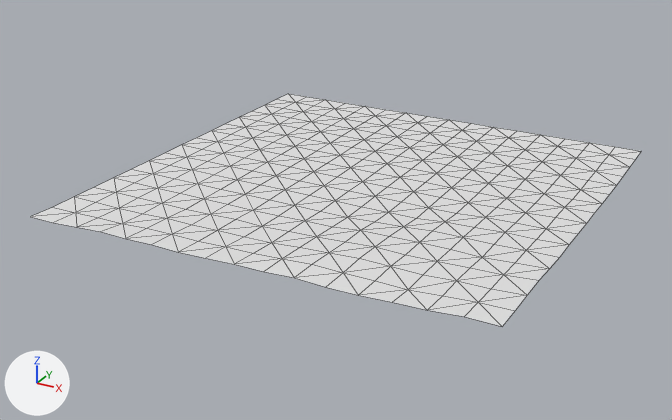
One commit to the OBJ model assets/maps/chunks/terrain_lod1_-4_-5.obj: the scene before it, then after it.
Camera for both pictures: a camera (50 mm lens) standing at (-335.8, 356.3, 88.4) and looking at (-452.7, 568.8, -17.9). Arrows for +X, +Y and +Z are at lower left; the lights stay in place. The first picture is the older version. Mesh edges are drawn as thin lines. Where no turn or scale is listed for an object, it has been applied to the vertices.

The first picture shows 'terrain_lod1_-4_-5'.
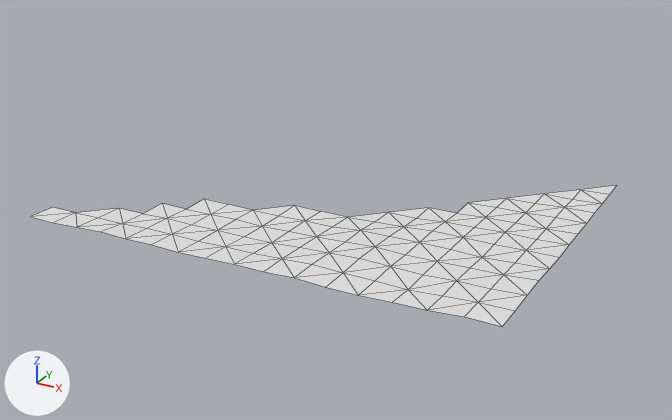
Boxes [x1, y1, x2, y2] around the edits, measured in the pictures (672 x 420 px):
'terrain_lod1_-4_-5', reshaped (39% shorter)
    before: [31, 94, 641, 326]
    after: [31, 185, 616, 326]
part 1 of me_terrain_lod1__4__5, deleted
    before: [54, 94, 641, 217]

The change, as a list of edits to the scene's bpy script:
```text
Change me_terrain_lod1__4__5:
    used by ob_terrain_lod1__4__5; location = (0.0, 0.0, 0.0)
    remove me_terrain_lod1__4__5.from_pydata(...)  # 289 vertices, 512 faces; spans x -512.0..-384.0, y 512.0..640.0, z -10.8..-6.7
    add me_terrain_lod1__4__5.from_pydata(...)  # 114 vertices, 178 faces; spans x -512.0..-384.0, y 512.0..608.0, z -10.8..-6.7
    me_terrain_lod1__4__5 part 1
    175 vertices are removed from x -512.0..-384.0, y 528.0..640.0, z -10.8
    334 faces are deleted
```
